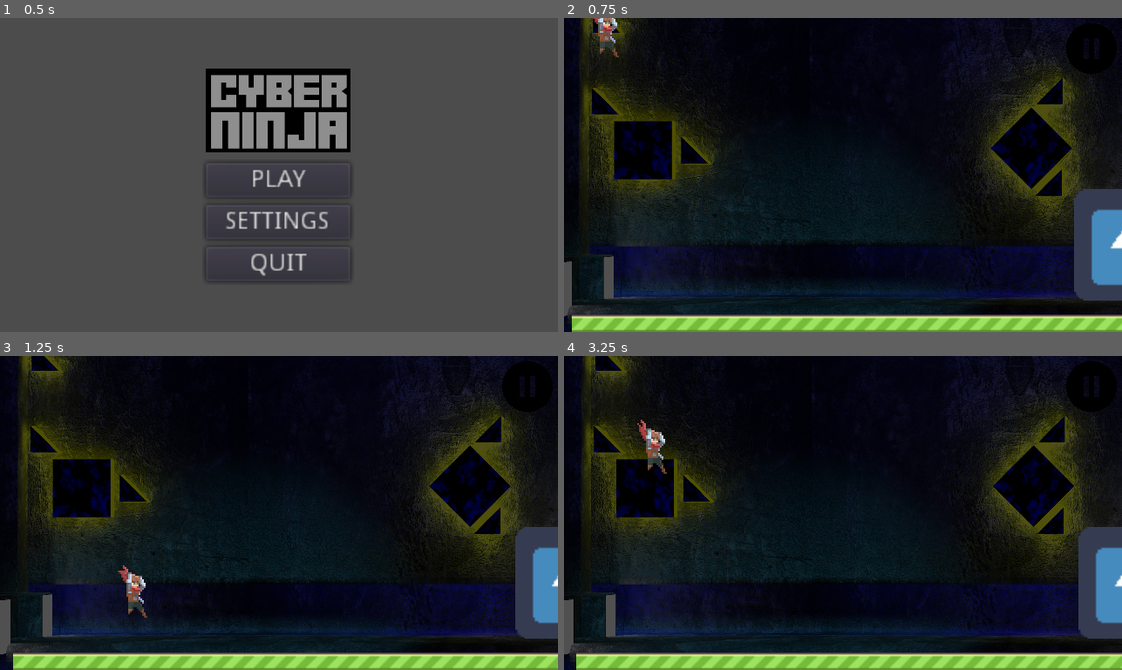
Above: before the commit, frames 1-4 (two rows, left to right).
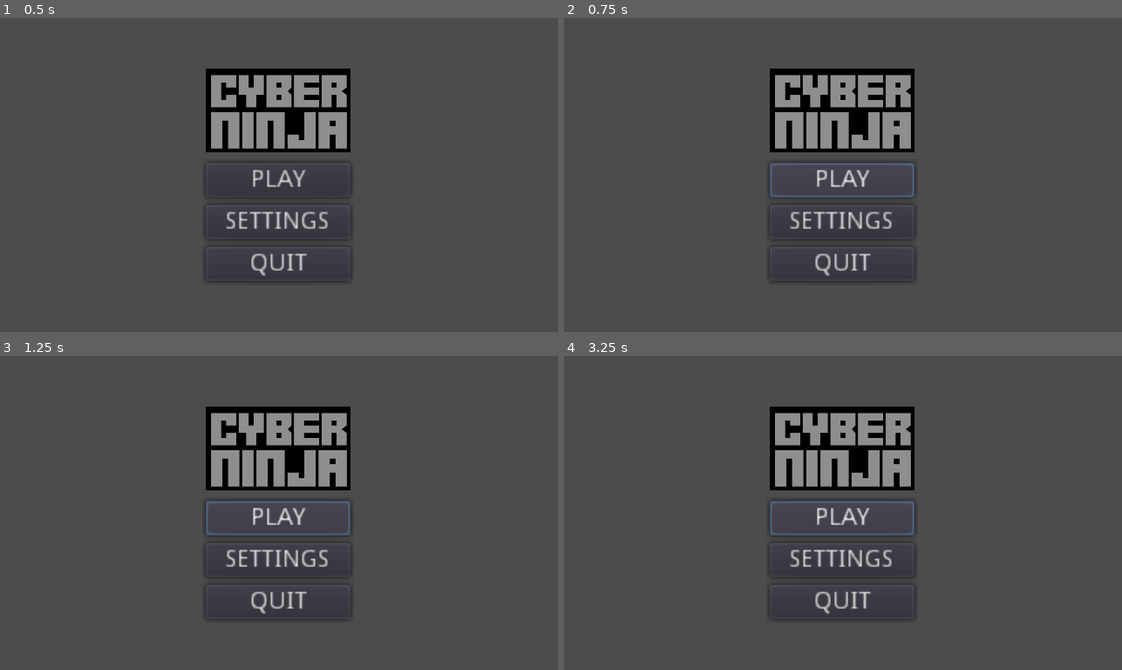
Above: after the commit, the same moments.

Repository: bsiesicki/GN7T2_EndlessRunner
Game: Godot game, scene res://Scenes/MainMenu.tscn
The game is run twice, just before and just after one commit, with the same random seed, the same clock (stepped at 60 frames per second) and the same inputs. The engine's default icon, where the game draws it, is replaced by a stand-in: a white triangle on a blue panel in a dark square.
Inputs (mouse positions are in pixels of both pictures, inside the frame that each line leads up to):
- Up to frame 1 (0.5 s): no input
- Up to frame 2 (0.75 s): click "PLAY" at 0.5 s
- Up to frame 3 (1.25 s): no input
- Up to frame 4 (3.25 s): click (843, 519) at 1.25 s, where only the run after the commit has a clickable "PLAY"; click (1094, 387) at 2.02 s; click (820, 522) at 2.75 s, where only the run before the commit has a clickable "RESTART"

Frame 1 is identical in both runs. In frame 2, 95% of the frame differs, in the area x 0-100%, y 0-100%; in frame 3, 95%; in frame 4, 95%.
Error after the commit: Parse Error: The identifier "dash_distance" isn't declared in the current scope. (res://Scripts/Player.gd:108)

Commit message:
Final animations added

Diff:
--- a/Scenes/Main.tscn
+++ b/Scenes/Main.tscn
@@ -1,12 +1,13 @@
-[gd_scene load_steps=9 format=2]
+[gd_scene load_steps=10 format=2]
 
 [ext_resource path="res://Scenes/Player.tscn" type="PackedScene" id=1]
 [ext_resource path="res://Scenes/Ground_Spawner.tscn" type="PackedScene" id=2]
 [ext_resource path="res://Scripts/Camera2D.gd" type="Script" id=3]
 [ext_resource path="res://Assets/Environment/background_dimm.jpg" type="Texture" id=4]
-[ext_resource path="res://icon.png" type="Texture" id=5]
-[ext_resource path="res://Scripts/PauseMenu.gd" type="Script" id=6]
-[ext_resource path="res://Assets/kisspng-computer-icons-linkedin-desktop-wallpaper-pause-button-5acf7acad25c66.6665510715235468268617.png" type="Texture" id=7]
+[ext_resource path="res://Scripts/StaticBody2D.gd" type="Script" id=5]
+[ext_resource path="res://icon.png" type="Texture" id=6]
+[ext_resource path="res://Scripts/PauseMenu.gd" type="Script" id=7]
+[ext_resource path="res://Assets/kisspng-computer-icons-linkedin-desktop-wallpaper-pause-button-5acf7acad25c66.6665510715235468268617.png" type="Texture" id=8]
 
 [sub_resource type="RectangleShape2D" id=1]
 
@@ -17,7 +18,7 @@
 
 [node name="Player" parent="." index="0" instance=ExtResource( 1 )]
 
-slide_distance = 100
+position = Vector2( -1.50624, 60.5994 )
 player_speed = 100
 swipe_distance = 40
 
@@ -82,22 +83,22 @@
 offset = Vector2( -500, -250 )
 _sections_unfolded = [ "Animation", "Offset", "Region", "Transform" ]
 
-[node name="StaticBody2D" type="StaticBody2D" parent="." index="3"]
-
-position = Vector2( 320, 130 )
+[node name="testLaser" type="KinematicBody2D" parent="." index="3"]
+
+position = Vector2( 320, 0 )
 input_pickable = false
 collision_layer = 1
 collision_mask = 1
-constant_linear_velocity = Vector2( 0, 0 )
-constant_angular_velocity = 0.0
-friction = 1.0
-bounce = 0.0
-
-[node name="icon" type="Sprite" parent="StaticBody2D" index="0"]
-
-texture = ExtResource( 5 )
-
-[node name="CollisionShape2D" type="CollisionShape2D" parent="StaticBody2D" index="1"]
+collision/safe_margin = 0.08
+script = ExtResource( 5 )
+_sections_unfolded = [ "Transform" ]
+
+[node name="icon" type="Sprite" parent="testLaser" index="0"]
+
+texture = ExtResource( 6 )
+_sections_unfolded = [ "Region", "Transform" ]
+
+[node name="CollisionShape2D" type="CollisionShape2D" parent="testLaser" index="1"]
 
 scale = Vector2( 5.97403, 3.97107 )
 shape = SubResource( 1 )
@@ -150,13 +151,12 @@
 
 [node name="PauseMenu" type="CanvasLayer" parent="." index="6"]
 
-editor/display_folded = true
 layer = 1
 offset = Vector2( 0, 0 )
 rotation = 0.0
 scale = Vector2( 1, 1 )
 transform = Transform2D( 1, 0, 0, 1, 0, 0 )
-script = ExtResource( 6 )
+script = ExtResource( 7 )
 
 [node name="TextureButton" type="TextureButton" parent="PauseMenu" index="0"]
 
--- a/Scenes/Player.tscn
+++ b/Scenes/Player.tscn
@@ -7,36 +7,58 @@
 [ext_resource path="res://Assets/Player/Adventurer-1.5/Individual Sprites/adventurer-idle-01.png" type="Texture" id=5]
 [ext_resource path="res://Assets/Player/Adventurer-1.5/Individual Sprites/adventurer-idle-02.png" type="Texture" id=6]
 [ext_resource path="res://Assets/Player/Adventurer-1.5/Individual Sprites/adventurer-idle-03.png" type="Texture" id=7]
-[ext_resource path="res://Assets/Player/Adventurer-1.5/Individual Sprites/adventurer-jump-00.png" type="Texture" id=8]
-[ext_resource path="res://Assets/Player/Adventurer-1.5/Individual Sprites/adventurer-jump-01.png" type="Texture" id=9]
-[ext_resource path="res://Assets/Player/Adventurer-1.5/Individual Sprites/adventurer-jump-02.png" type="Texture" id=10]
-[ext_resource path="res://Assets/Player/Adventurer-1.5/Individual Sprites/adventurer-jump-03.png" type="Texture" id=11]
-[ext_resource path="res://Assets/Player/Adventurer-1.5/Individual Sprites/adventurer-idle-2-00.png" type="Texture" id=12]
-[ext_resource path="res://Assets/Player/Adventurer-1.5/Individual Sprites/adventurer-idle-2-01.png" type="Texture" id=13]
-[ext_resource path="res://Assets/Player/Adventurer-1.5/Individual Sprites/adventurer-idle-2-02.png" type="Texture" id=14]
-[ext_resource path="res://Assets/Player/Adventurer-1.5/Individual Sprites/adventurer-idle-2-03.png" type="Texture" id=15]
-[ext_resource path="res://Assets/Player/Adventurer-1.5/Individual Sprites/adventurer-wall-slide-00.png" type="Texture" id=16]
-[ext_resource path="res://Assets/Player/Adventurer-1.5/Individual Sprites/adventurer-wall-slide-01.png" type="Texture" id=17]
-[ext_resource path="res://Assets/Player/Adventurer-1.5/Individual Sprites/adventurer-run-00.png" type="Texture" id=18]
-[ext_resource path="res://Assets/Player/Adventurer-1.5/Individual Sprites/adventurer-run-01.png" type="Texture" id=19]
-[ext_resource path="res://Assets/Player/Adventurer-1.5/Individual Sprites/adventurer-run-02.png" type="Texture" id=20]
-[ext_resource path="res://Assets/Player/Adventurer-1.5/Individual Sprites/adventurer-run-03.png" type="Texture" id=21]
-[ext_resource path="res://Assets/Player/Adventurer-1.5/Individual Sprites/adventurer-run-04.png" type="Texture" id=22]
-[ext_resource path="res://Assets/Player/Adventurer-1.5/Individual Sprites/adventurer-run-05.png" type="Texture" id=23]
-[ext_resource path="res://Assets/Player/Adventurer-1.5/Individual Sprites/adventurer-fall-00.png" type="Texture" id=24]
-[ext_resource path="res://Assets/Player/Adventurer-1.5/Individual Sprites/adventurer-fall-01.png" type="Texture" id=25]
-[ext_resource path="res://Assets/Player/Adventurer-1.5/Individual Sprites/adventurer-stand-00.png" type="Texture" id=26]
-[ext_resource path="res://Assets/Player/Adventurer-1.5/Individual Sprites/adventurer-stand-01.png" type="Texture" id=27]
-[ext_resource path="res://Assets/Player/Adventurer-1.5/Individual Sprites/adventurer-stand-02.png" type="Texture" id=28]
-[ext_resource path="res://Assets/Player/Adventurer-1.5/Individual Sprites/adventurer-smrslt-00.png" type="Texture" id=29]
-[ext_resource path="res://Assets/Player/Adventurer-1.5/Individual Sprites/adventurer-smrslt-01.png" type="Texture" id=30]
-[ext_resource path="res://Assets/Player/Adventurer-1.5/Individual Sprites/adventurer-smrslt-02.png" type="Texture" id=31]
-[ext_resource path="res://Assets/Player/Adventurer-1.5/Individual Sprites/adventurer-smrslt-03.png" type="Texture" id=32]
+[ext_resource path="res://Assets/Player/Ninja/dash.png" type="Texture" id=8]
+[ext_resource path="res://Assets/Player/Adventurer-1.5/Individual Sprites/adventurer-idle-2-00.png" type="Texture" id=9]
+[ext_resource path="res://Assets/Player/Adventurer-1.5/Individual Sprites/adventurer-idle-2-01.png" type="Texture" id=10]
+[ext_resource path="res://Assets/Player/Adventurer-1.5/Individual Sprites/adventurer-idle-2-02.png" type="Texture" id=11]
+[ext_resource path="res://Assets/Player/Adventurer-1.5/Individual Sprites/adventurer-idle-2-03.png" type="Texture" id=12]
+[ext_resource path="res://Assets/Player/Ninja/Cyber_Anim_00000.png" type="Texture" id=13]
+[ext_resource path="res://Assets/Player/Ninja/Cyber_Anim_00001.png" type="Texture" id=14]
+[ext_resource path="res://Assets/Player/Ninja/Cyber_Anim_00002.png" type="Texture" id=15]
+[ext_resource path="res://Assets/Player/Ninja/Cyber_Anim_00003.png" type="Texture" id=16]
+[ext_resource path="res://Assets/Player/Ninja/Cyber_Anim_00004.png" type="Texture" id=17]
+[ext_resource path="res://Assets/Player/Ninja/Cyber_Anim_00005.png" type="Texture" id=18]
+[ext_resource path="res://Assets/Player/Ninja/Cyber_Anim_00006.png" type="Texture" id=19]
+[ext_resource path="res://Assets/Player/Ninja/Cyber_Anim_00007.png" type="Texture" id=20]
+[ext_resource path="res://Assets/Player/Ninja/Cyber_Anim_00008.png" type="Texture" id=21]
+[ext_resource path="res://Assets/Player/Ninja/Cyber_Anim_00009.png" type="Texture" id=22]
+[ext_resource path="res://Assets/Player/Ninja/Cyber_Anim_00010.png" type="Texture" id=23]
+[ext_resource path="res://Assets/Player/Ninja/Cyber_Anim_00011.png" type="Texture" id=24]
+[ext_resource path="res://Assets/Player/Ninja/Cyber_Anim_00012.png" type="Texture" id=25]
+[ext_resource path="res://Assets/Player/Ninja/Cyber_Anim_00013.png" type="Texture" id=26]
+[ext_resource path="res://Assets/Player/Ninja/Cyber_Anim_00014.png" type="Texture" id=27]
+[ext_resource path="res://Assets/Player/Ninja/Cyber_Anim_00015.png" type="Texture" id=28]
+[ext_resource path="res://Assets/Player/Ninja/Cyber_Anim_00016.png" type="Texture" id=29]
+[ext_resource path="res://Assets/Player/Ninja/Cyber_Anim_00017.png" type="Texture" id=30]
+[ext_resource path="res://Assets/Player/Adventurer-1.5/Individual Sprites/adventurer-fall-00.png" type="Texture" id=31]
+[ext_resource path="res://Assets/Player/Adventurer-1.5/Individual Sprites/adventurer-fall-01.png" type="Texture" id=32]
+[ext_resource path="res://Assets/Player/Adventurer-1.5/Individual Sprites/adventurer-stand-00.png" type="Texture" id=33]
+[ext_resource path="res://Assets/Player/Adventurer-1.5/Individual Sprites/adventurer-stand-01.png" type="Texture" id=34]
+[ext_resource path="res://Assets/Player/Adventurer-1.5/Individual Sprites/adventurer-stand-02.png" type="Texture" id=35]
+[ext_resource path="res://Assets/Player/Adventurer-1.5/Individual Sprites/adventurer-smrslt-00.png" type="Texture" id=36]
+[ext_resource path="res://Assets/Player/Adventurer-1.5/Individual Sprites/adventurer-smrslt-01.png" type="Texture" id=37]
+[ext_resource path="res://Assets/Player/Adventurer-1.5/Individual Sprites/adventurer-smrslt-02.png" type="Texture" id=38]
+[ext_resource path="res://Assets/Player/Adventurer-1.5/Individual Sprites/adventurer-smrslt-03.png" type="Texture" id=39]
+[ext_resource path="res://Assets/Player/Adventurer-1.5/Individual Sprites/adventurer-jump-00.png" type="Texture" id=40]
+[ext_resource path="res://Assets/Player/Adventurer-1.5/Individual Sprites/adventurer-jump-01.png" type="Texture" id=41]
+[ext_resource path="res://Assets/Player/Adventurer-1.5/Individual Sprites/adventurer-jump-02.png" type="Texture" id=42]
+[ext_resource path="res://Assets/Player/Adventurer-1.5/Individual Sprites/adventurer-jump-03.png" type="Texture" id=43]
+[ext_resource path="res://Assets/Player/Adventurer-1.5/Individual Sprites/adventurer-wall-slide-00.png" type="Texture" id=44]
+[ext_resource path="res://Assets/Player/Adventurer-1.5/Individual Sprites/adventurer-wall-slide-01.png" type="Texture" id=45]
+[ext_resource path="res://Assets/Player/Adventurer-1.5/Individual Sprites/adventurer-run-00.png" type="Texture" id=46]
+[ext_resource path="res://Assets/Player/Adventurer-1.5/Individual Sprites/adventurer-run-01.png" type="Texture" id=47]
+[ext_resource path="res://Assets/Player/Adventurer-1.5/Individual Sprites/adventurer-run-02.png" type="Texture" id=48]
+[ext_resource path="res://Assets/Player/Adventurer-1.5/Individual Sprites/adventurer-run-03.png" type="Texture" id=49]
+[ext_resource path="res://Assets/Player/Adventurer-1.5/Individual Sprites/adventurer-run-04.png" type="Texture" id=50]
+[ext_resource path="res://Assets/Player/Adventurer-1.5/Individual Sprites/adventurer-run-05.png" type="Texture" id=51]
+[ext_resource path="res://Assets/Player/Ninja/slide.png" type="Texture" id=52]
+[ext_resource path="res://Assets/Player/Ninja/jump_down.png" type="Texture" id=53]
+[ext_resource path="res://Assets/Player/Ninja/jump.png" type="Texture" id=54]
 
 [sub_resource type="RectangleShape2D" id=1]
 
 custom_solver_bias = 0.0
-extents = Vector2( 13.3245, 13.7972 )
+extents = Vector2( 30, 30.6975 )
 
 [sub_resource type="RectangleShape2D" id=2]
 
@@ -56,57 +78,83 @@
 "name": "idle",
 "speed": 5.0
 }, {
-"frames": [ ExtResource( 8 ), ExtResource( 9 ), ExtResource( 10 ), ExtResource( 11 ) ],
+"frames": [ ExtResource( 8 ) ],
+"loop": true,
+"name": "ninjaDash",
+"speed": 5.0
+}, {
+"frames": [ ExtResource( 9 ), ExtResource( 10 ), ExtResource( 11 ), ExtResource( 12 ) ],
+"loop": true,
+"name": "idle2",
+"speed": 5.0
+}, {
+"frames": [ ExtResource( 13 ), ExtResource( 14 ), ExtResource( 15 ), ExtResource( 16 ), ExtResource( 17 ), ExtResource( 18 ), ExtResource( 19 ), ExtResource( 20 ), ExtResource( 21 ), ExtResource( 22 ), ExtResource( 23 ), ExtResource( 24 ), ExtResource( 25 ), ExtResource( 26 ), ExtResource( 27 ), ExtResource( 28 ), ExtResource( 29 ), ExtResource( 30 ) ],
+"loop": true,
+"name": "ninjaRun",
+"speed": 30.0
+}, {
+"frames": [ ExtResource( 31 ), ExtResource( 32 ) ],
+"loop": true,
+"name": "fall",
+"speed": 5.0
+}, {
+"frames": [ ExtResource( 33 ), ExtResource( 34 ), ExtResource( 35 ) ],
+"loop": true,
+"name": "slideEnd",
+"speed": 5.0
+}, {
+"frames": [ ExtResource( 36 ), ExtResource( 37 ), ExtResource( 38 ), ExtResource( 39 ) ],
+"loop": true,
+"name": "hangtime",
+"speed": 5.0
+}, {
+"frames": [ ExtResource( 40 ), ExtResource( 41 ), ExtResource( 42 ), ExtResource( 43 ) ],
 "loop": false,
 "name": "jump",
 "speed": 5.0
 }, {
-"frames": [ ExtResource( 12 ), ExtResource( 13 ), ExtResource( 14 ), ExtResource( 15 ) ],
-"loop": true,
-"name": "idle2",
-"speed": 5.0
-}, {
-"frames": [ ExtResource( 16 ), ExtResource( 17 ) ],
+"frames": [ ExtResource( 44 ), ExtResource( 45 ) ],
 "loop": true,
 "name": "wallSlide",
 "speed": 5.0
 }, {
-"frames": [ ExtResource( 18 ), ExtResource( 19 ), ExtResource( 20 ), ExtResource( 21 ), ExtResource( 22 ), ExtResource( 23 ) ],
+"frames": [ ExtResource( 46 ), ExtResource( 47 ), ExtResource( 48 ), ExtResource( 49 ), ExtResource( 50 ), ExtResource( 51 ) ],
 "loop": true,
 "name": "run",
 "speed": 5.0
 }, {
-"frames": [ ExtResource( 24 ), ExtResource( 25 ) ],
+"frames": [ ExtResource( 52 ) ],
 "loop": true,
-"name": "fall",
+"name": "ninjaSlide",
 "speed": 5.0
 }, {
-"frames": [ ExtResource( 26 ), ExtResource( 27 ), ExtResource( 28 ) ],
+"frames": [ ExtResource( 53 ) ],
 "loop": true,
-"name": "slideEnd",
+"name": "ninjaFall",
 "speed": 5.0
 }, {
-"frames": [ ExtResource( 29 ), ExtResource( 30 ), ExtResource( 31 ), ExtResource( 32 ) ],
+"frames": [ ExtResource( 54 ) ],
 "loop": true,
-"name": "hangtime",
+"name": "ninjaJump",
 "speed": 5.0
 } ]
 
 [node name="Player" type="KinematicBody2D"]
 
+scale = Vector2( 0.8, 0.8 )
 input_pickable = false
 collision_layer = 1
 collision_mask = 1
 collision/safe_margin = 0.08
 script = ExtResource( 1 )
-_sections_unfolded = [ "Pause" ]
+_sections_unfolded = [ "Pause", "Transform" ]
 __meta__ = {
 "_edit_group_": true
 }
 JUMP_SPEED = -350
-slide_distance = 50
+slide_distance = 120
 player_speed = 50
-dash_distance = 20
+dash_distance = 120
 swipe_angle_const = 0.75
 swipe_distance = 50
 
@@ -117,11 +165,15 @@
 
 [node name="slideCollision" type="CollisionShape2D" parent="." index="1"]
 
-position = Vector2( -0.174828, 10.8252 )
+position = Vector2( 0.2875, 17.2 )
+scale = Vector2( 2.32225, 2.65724 )
 shape = SubResource( 2 )
+_sections_unfolded = [ "Transform" ]
 
 [node name="PlayerSprite" type="AnimatedSprite" parent="." index="2"]
 
+scale = Vector2( 0.15, 0.15 )
 frames = SubResource( 3 )
-animation = "slide"
+animation = "ninjaDash"
 playing = true
+_sections_unfolded = [ "Transform" ]
--- a/Scripts/Player.gd
+++ b/Scripts/Player.gd
@@ -1,4 +1,5 @@
 extends KinematicBody2D
+
 
 const GRAVITY = 10
 export (int) var JUMP_SPEED = -350
@@ -8,6 +9,7 @@
 enum State {RUNNING, SLIDING, JUMPING, FALLING}
 enum Swipe {LEFT, RIGHT, UP, DOWN, BLANK}
 
+
 var on_air_time = 100
 var swipeup = false
 var swipedown = false
@@ -15,14 +17,15 @@
 var jumping = false
 var sliding = false
 var falling = false
+#var dashing = false
 var running = true
 var onground = true
 var prev_jump_pressed = false
 var slide_start = 0
 var slide_end = 0
-export (int) var slide_distance = 50
+export (int) var slide_distance = 120
 export (int) var player_speed = 50
-export (int) var dash_distance = 20
+#export (int) var dash_distance = 120
 var velocity = Vector2()
 var elapsed_time = 0
 var start
@@ -147,10 +150,12 @@
 		onground = false
 
 	if (jumping):
-		$PlayerSprite.play("jump")
+		$PlayerSprite.play("ninjaJump")
 	elif (falling):
-		$PlayerSprite.play("fall")
+		$PlayerSprite.play("ninjaFall")
 	elif (running):
-		$PlayerSprite.play("run")
+		$PlayerSprite.play("ninjaRun")
 	elif (sliding):
-		$PlayerSprite.play("slide")
+		$PlayerSprite.play("ninjaSlide")
+#	elif (dashing):
+#		$PlayerSprite.play("ninjaDash")
Not shown: 3 places in Scenes/Main.tscn that only renumber resources
Not shown: 1 places in Scenes/Player.tscn that only renumber resources
